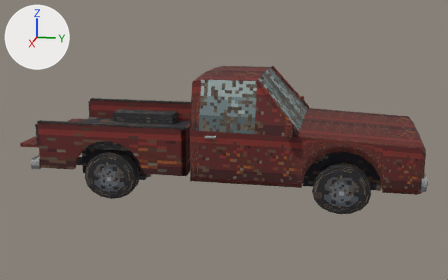
Before and after pictures for a commit that changed the glTF model THE_VEIL_ASSETS_V2/05_Vehicles/Abandoned_Variants/VEH_Pickup_Abandoned.glb.
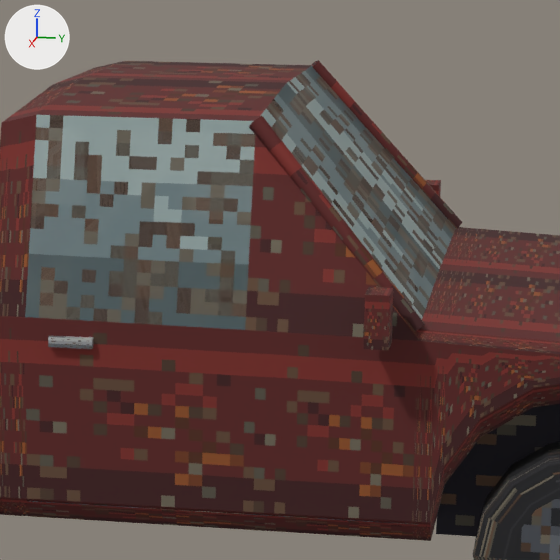
There are two pictures of each version: one whole from a 50 mm camera at (8.78, 1.61, 2.91) aimed at (0.04, -0.14, 0.72), one close up on the part from 43% to 75% of the width and 18% to 69% of the height. Lighting does not change. The marker at upper left points along +X, +Y and +Z. The first two pictures are the older version. Objects named as collision shapes, trigger or cutter boxes, shadow casters or lower levels of detail are left out. Where no turn or scale is listed for an object, it has been applied to the vertices. Vertices at exactly the same position are counted once.

The first close-up shows 'Body', 'Door_FR', 'Hood', 'Wheel_FR' and 1 more.
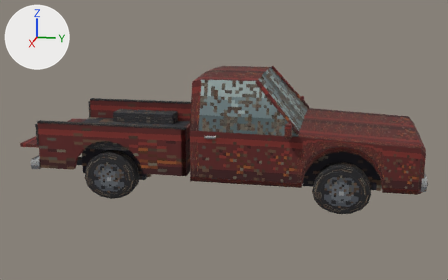
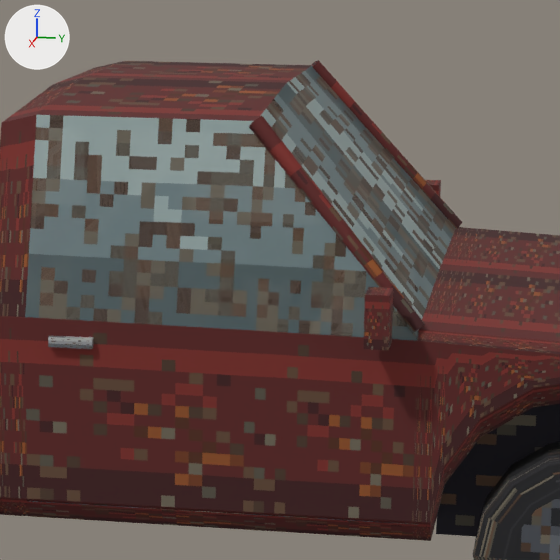
Where the change shows, as pixel boxes [x1, y1, x2, y2] in the close-ups (560 x 560 px):
part 1 of me_door_fr, recoloured (brown to grey)
    both: [245, 135, 419, 341]

Patch to the scene script:
```diff
--- a/THE_VEIL_ASSETS_V2/05_Vehicles/Abandoned_Variants/VEH_Pickup_Abandoned.glb.py
+++ b/THE_VEIL_ASSETS_V2/05_Vehicles/Abandoned_Variants/VEH_Pickup_Abandoned.glb.py
@@ me_door_fr @@
 # used by ob_door_fr; location = (0.95, 1.04, 0.686)
-me_door_fr.from_pydata(...)  # 56 vertices, 70 faces; spans x -0.202..0.16, y -1.34..0.0, z -0.349..1.031
+me_door_fr.from_pydata(...)  # 52 vertices, 64 faces; spans x -0.19..0.16, y -1.34..0.0, z -0.349..1.031
+# me_door_fr part 1: 2 faces spanning x -0.19..0.0, y -0.59..-0.02, z 0.351..1.031 switch from mat_m_veh_atlas_weathered (picture img_image_0) to mat_m_veh_glass_dirty
+# edits to the shape of me_door_fr do not show in these pictures
```
